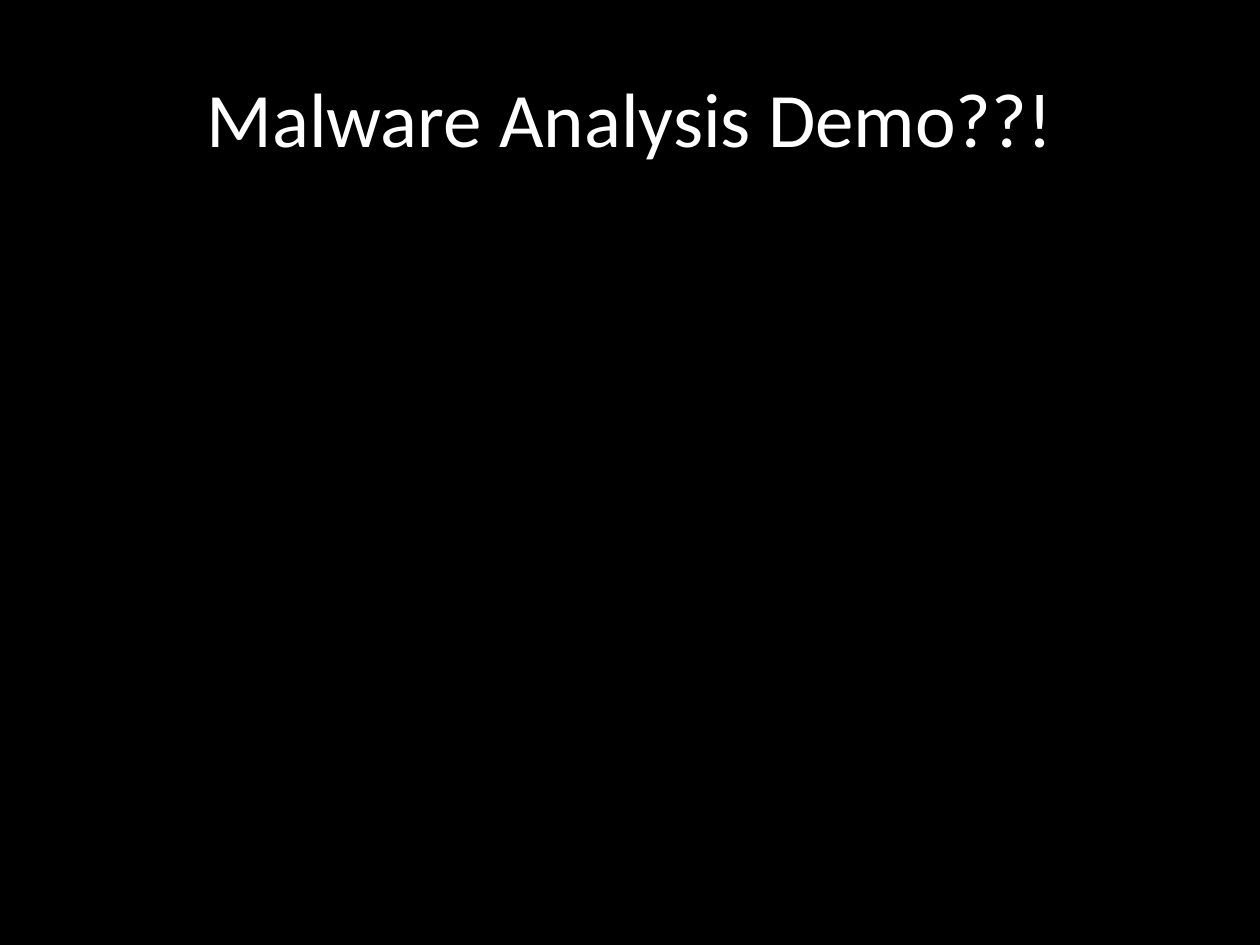
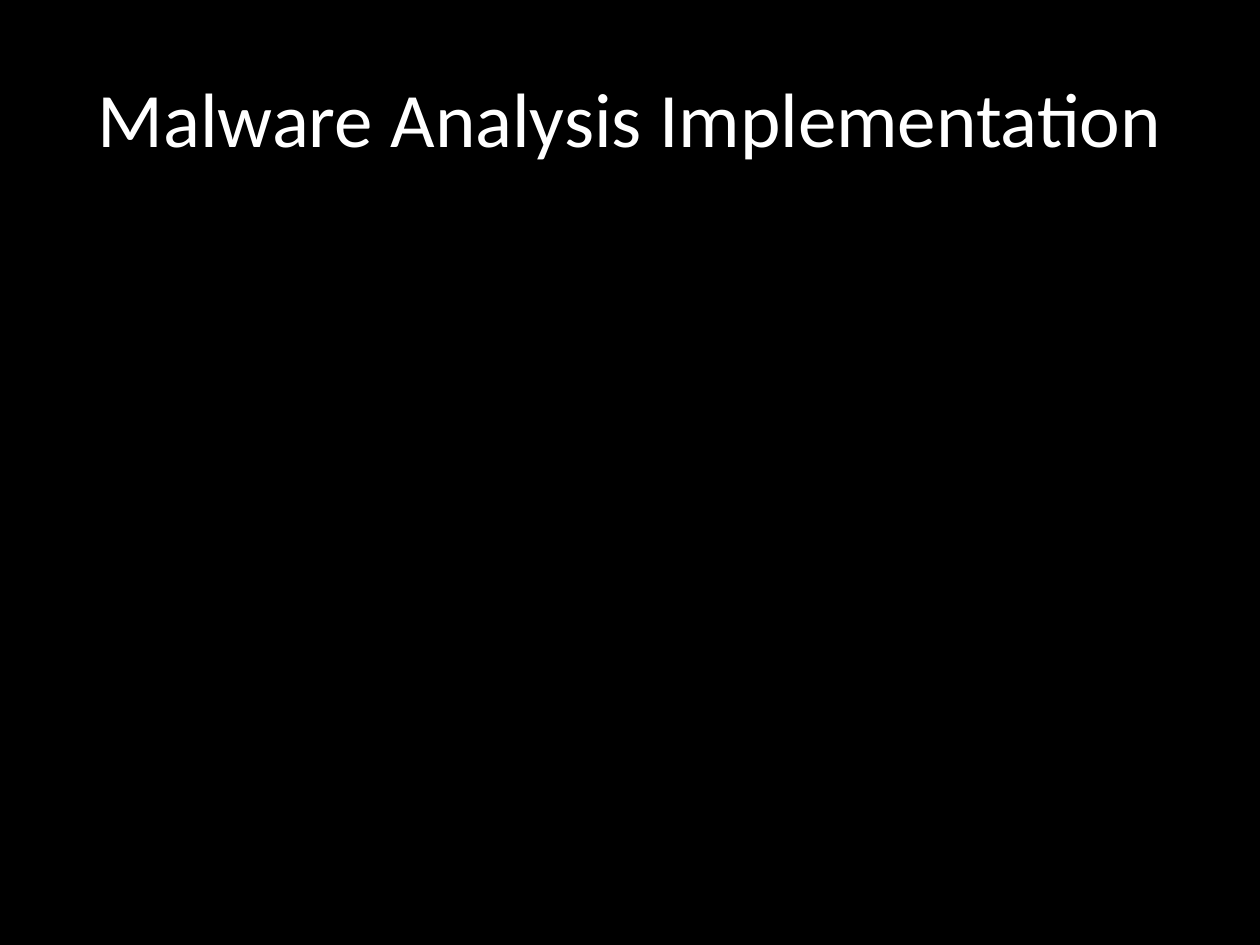
Before and after one commit to chrissorchard/malucrawl, a slide deck: slide 5 of doc/pres2/wk8-progress.pptx (slide 14 before the commit). Drawn at 1260x945 pixels with LibreOffice and Linux fonts; fonts in the diff are those of the drawing; background and template pictures are left out. Boxes give left, top, right and bottom in pixels: in the first picture for what was removed or moved away, otherwise in the second. Text is boxed around its words. In the diff, an @@ line names an element or a change of style, - is before the commit and + after.

```diff
--- a/doc/pres2/wk8-progress.pptx
+++ b/doc/pres2/wk8-progress.pptx
@@ title at box(98, 93, 1161, 160): text changed @@
-Malware Analysis Demo??!
+Malware Analysis Implementation
```
Also in this commit, not shown: 2 other slides changed, 1 other file.
